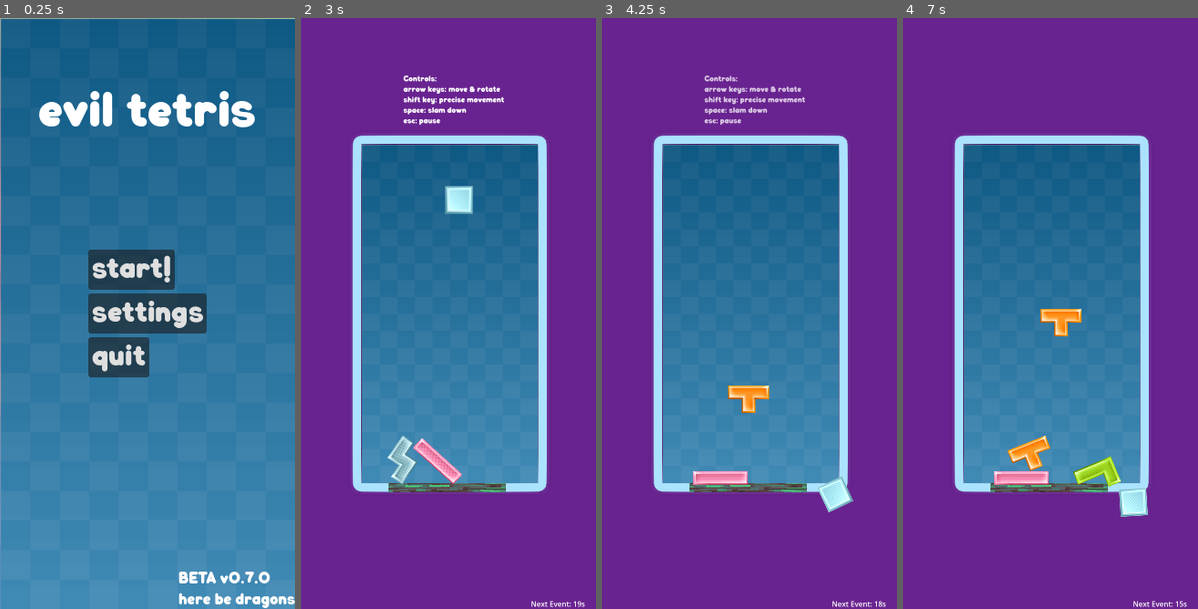
Above: before the commit, frames 1-4 (left to right).
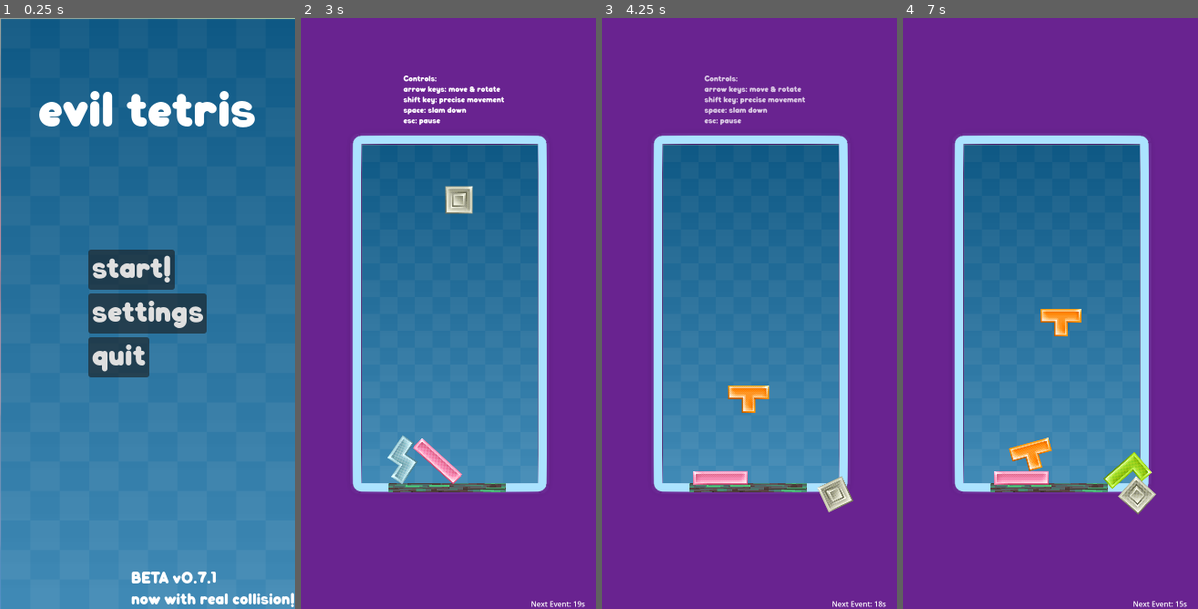
Above: after the commit, the same moments.

Repository: lpuv/evil-tetris
Game: Godot game, scene res://scenes/start_ui.tscn
Same seed, same stepped clock (60 frames per second), same inputs: the game is played once before the commit and once after it.
Inputs:
- Up to frame 1 (0.25 s): no input
- Up to frame 2 (3 s): click "start!" at 0.5 s; hold Right (right) 1.28-2.03 s; tap Space (space) at 1.35, 2.1, 2.85 s; hold Down (down) 2.03-2.78 s; hold Right (right) from 2.78 s (still down)
- Up to frame 3 (4.25 s): release Right (right) at 3.53 s; hold Up (up) from 3.53 s (still down); tap Space (space) at 3.6 s
- Up to frame 4 (7 s): release Up (up) at 4.28 s; hold Left (left) 4.28-5.78 s; tap Space (space) every 0.75 s from 4.35 to 6.6 s; hold Down (down) 5.78-6.53 s; hold Right (right) from 6.53 s (still down)

The runs differ from the first frame. In frame 1, 1.1% of the frame differs, in the area x 44-100%, y 93-100%; in frame 2, 0.5%; in frame 3, 0.4%; in frame 4, 1.6%, in the area x 35-86%, y 70-85%.

Commit message:
v0.7.1: add more events and adjust center of gravity

Diff:
--- a/project/blocks/J.tscn
+++ b/project/blocks/J.tscn
@@ -13,7 +13,7 @@
 collision_layer = 3
 collision_mask = 3
 center_of_mass_mode = 1
-center_of_mass = Vector2(5, 26)
+center_of_mass = Vector2(0, 26)
 continuous_cd = 2
 script = ExtResource("1_y7625")
 sprite = NodePath("Sprite2D")
--- a/project/blocks/L.tscn
+++ b/project/blocks/L.tscn
@@ -17,7 +17,7 @@
 collision_mask = 3
 physics_material_override = SubResource("PhysicsMaterial_wc6et")
 center_of_mass_mode = 1
-center_of_mass = Vector2(-5, 27)
+center_of_mass = Vector2(0, 27)
 continuous_cd = 2
 script = ExtResource("1_wc6et")
 sprite = NodePath("Sprite2D")
--- a/project/blocks/O.tscn
+++ b/project/blocks/O.tscn
@@ -1,8 +1,7 @@
-[gd_scene load_steps=5 format=3 uid="uid://c8d4al5vodiis"]
+[gd_scene load_steps=4 format=3 uid="uid://c8d4al5vodiis"]
 
 [ext_resource type="Script" path="res://scripts/blocklogic.gd" id="1_ygwsk"]
 [ext_resource type="Texture2D" uid="uid://cwevn0xyv8qps" path="res://assets/Tetromino_O1_1.png" id="2_0muqc"]
-[ext_resource type="Texture2D" uid="uid://dy80vix1347xd" path="res://assets/Tetromino_O1_2.png" id="3_wsuux"]
 
 [sub_resource type="PhysicsMaterial" id="PhysicsMaterial_iys20"]
 friction = 0.5
@@ -23,7 +22,7 @@
 metadata/state = 0
 
 [node name="Sprite2D" type="Sprite2D" parent="RigidBody2D"]
-texture = ExtResource("3_wsuux")
+texture = ExtResource("2_0muqc")
 metadata/state = 0
 
 [node name="CollisionPolygon2D" type="CollisionPolygon2D" parent="RigidBody2D"]
--- a/project/scenes/main.tscn
+++ b/project/scenes/main.tscn
@@ -250,7 +250,11 @@
 theme_override_font_sizes/font_size = 50
 text = "YOU WIN!!"
 
+[node name="EventTimer" type="Timer" parent="."]
+wait_time = 10.0
+
 [connection signal="body_exited" from="ceiling" to="ceiling" method="_on_body_exited"]
 [connection signal="body_entered" from="deathplane" to="deathplane" method="_on_body_entered"]
 [connection signal="timeout" from="TwentySecTimer" to="." method="_on_twenty_sec_timer_timeout"]
 [connection signal="timeout" from="OneSecTimer" to="." method="_on_one_sec_timer_timeout"]
+[connection signal="timeout" from="EventTimer" to="." method="_on_event_timer_timeout"]
--- a/project/scenes/start_ui.tscn
+++ b/project/scenes/start_ui.tscn
@@ -82,8 +82,8 @@
 grow_horizontal = 0
 grow_vertical = 0
 theme_override_fonts/font = ExtResource("2_yxax6")
-text = "BETA v0.7.0
-here be dragons"
+text = "BETA v0.7.1
+now with real collision!"
 
 [connection signal="pressed" from="MarginContainer/VBoxContainer/Start" to="." method="_on_start_pressed"]
 [connection signal="pressed" from="MarginContainer/VBoxContainer/Settings" to="." method="_on_settings_pressed"]
--- a/project/scripts/blocklogic.gd
+++ b/project/scripts/blocklogic.gd
@@ -6,6 +6,8 @@
 @export var textures: Array[CompressedTexture2D] = []
 @export var shapes: Array[PackedVector2Array] = []
 @export var is_controllable: bool
+
+var is_rotating_chaos = false
 
 
 func get_random_angle() -> int:
@@ -26,11 +28,14 @@
 func _ready() -> void:
 	self.body_entered.connect(_on_body_enter)
 
+
+# handle rotation logic
 func _integrate_forces(state):
-	if Input.is_action_just_pressed("up") and is_controllable:
+	if Input.is_action_just_pressed("up") and (is_controllable or is_rotating_chaos):
+		print("rotating")
 		rotate(PI*0.5)
 
-	if Input.is_action_just_pressed("down") and is_controllable:
+	if Input.is_action_just_pressed("down") and (is_controllable or is_rotating_chaos):
 		rotate(-PI*0.5)
 
 
--- a/project/scripts/main.gd
+++ b/project/scripts/main.gd
@@ -13,6 +13,7 @@
 
 var is_not_colliding = false
 var bouncyMaterial = PhysicsMaterial.new()
+var is_rotating_chaos = false
 
 
 func get_visible_children_count() -> int:
@@ -110,10 +111,15 @@
 	if event == "nocollision":
 		is_not_colliding = true
 	elif event == "upwardforce":
-		current_piece.get_node("RigidBody2D").apply_force(Vector2(0, -1000))
+		current_piece.get_node("RigidBody2D").apply_force(Vector2(0, -10000))
 		current_piece.get_node("RigidBody2D").is_controllable = false
 	elif event == "bouncy":
 		current_piece.get_node("RigidBody2D").physics_material_override = bouncyMaterial
+	elif event == "rotatingchaos":
+		for child in get_children():
+			if child is RigidBody2D and child.is_rotating_chaos == false:
+				child.is_rotating_chaos = true
+		$EventTimer.start()
 
 
 func _on_twenty_sec_timer_timeout() -> void:
@@ -128,3 +134,10 @@
 	$event_label.set_meta("time_left", $event_label.get_meta("time_left") - 1)
 	if $event_label.get_meta("time_left") > 0:
 		$OneSecTimer.start()
+
+
+func _on_event_timer_timeout() -> void:
+	is_rotating_chaos = false
+	for child in get_children():
+		if child is RigidBody2D and child.is_rotating_chaos:
+			child.is_rotating_chaos = false
--- a/project/scripts/shared.gd
+++ b/project/scripts/shared.gd
@@ -11,5 +11,6 @@
 	"upwardforce",
 	"bouncy",
 	"rickroll",
-	"table"
+	"table",
+	"rotatechaos"
 ]
